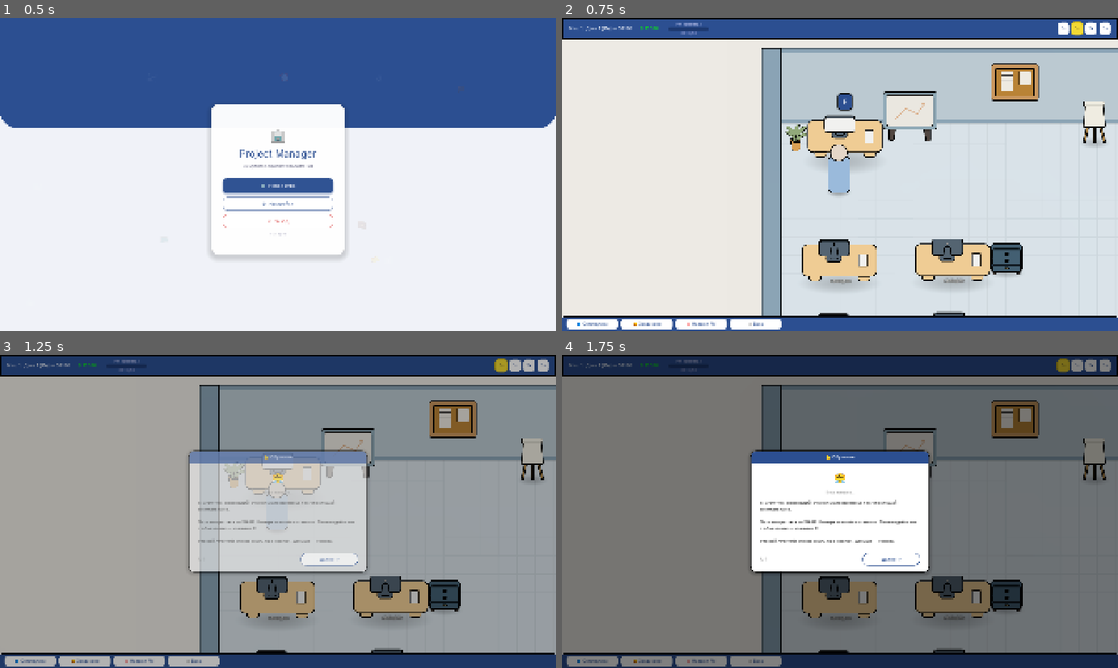
Above: before the commit, frames 1-4 (two rows, left to right).
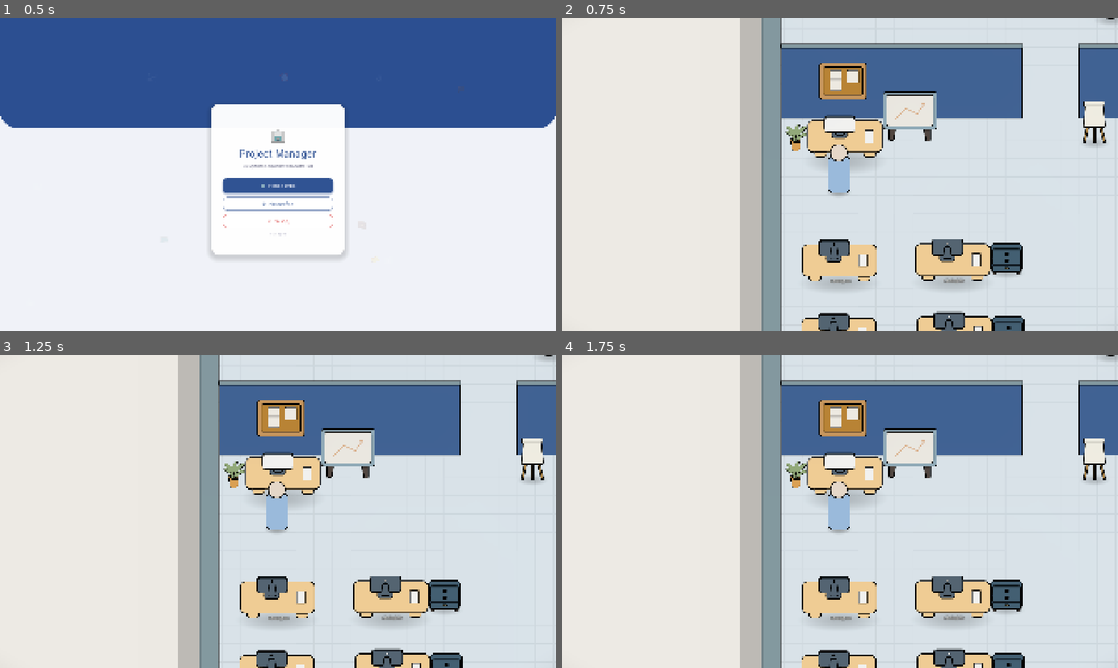
Above: after the commit, the same moments.

Repository: Esca69/project-manager-sim
Game: Godot game, scene res://Scenes/main_menu.tscn
The game is run twice, just before and just after one commit, with the same random seed, the same clock (stepped at 60 frames per second) and the same inputs. Sound files missing from this copy of the repository are replaced by a short silence.
Inputs (mouse positions are in pixels of both pictures, inside the frame that each line leads up to):
- Up to frame 1 (0.5 s): no input
- Up to frame 2 (0.75 s): click "🆕 Новая игра" at 0.5 s
- Up to frame 3 (1.25 s): no input
- Up to frame 4 (1.75 s): move the mouse to (962, 495) at 1.27 s; hold Right (ui_right) from 1.28 s (still down); tap E (interact) at 1.35 s; click (962, 495) at 1.42 s

Frame 1 is identical in both runs. In frame 2, 29% of the frame differs, in the area x 0-100%, y 0-100%; in frame 3, 92%; in frame 4, 98%.

Commit message:
Add kitchen, fridge, and foodtable scenes
Add new furniture scenes and sprites (kitchen, fridge, foodtable) with import metadata. Update Scenes/office.tscn to use the new full_office6 background, register the new PackedScene resources, place Fridge/Kitchen/foodtable instances, adjust collision rectangles/navigation sizes and several node positions (SpawnPoint, OfficeEntrance, Board), and hide the HUD. Update Scripts/shadow_system.gd to add shadow parameters for Fridge, Kitchen, and the three foodtable instances.

Diff:
--- /dev/null
+++ b/Scenes/Mebel/foodtable.tscn
@@ -0,0 +1,16 @@
+[gd_scene load_steps=3 format=3 uid="uid://bmmnhia48sjd"]
+
+[ext_resource type="Texture2D" uid="uid://d0mw7tbw15pmp" path="res://Sprites/Office/foodtable.png" id="1_duuk6"]
+
+[sub_resource type="CircleShape2D" id="CircleShape2D_4dgc6"]
+radius = 28.160255
+
+[node name="foodtable" type="StaticBody2D"]
+
+[node name="Sprite2D" type="Sprite2D" parent="."]
+texture = ExtResource("1_duuk6")
+offset = Vector2(0, -50)
+
+[node name="CollisionShape2D" type="CollisionShape2D" parent="."]
+position = Vector2(1, -26)
+shape = SubResource("CircleShape2D_4dgc6")
--- /dev/null
+++ b/Scenes/Mebel/fridge.tscn
@@ -0,0 +1,16 @@
+[gd_scene load_steps=3 format=3 uid="uid://cpot20or6loas"]
+
+[ext_resource type="Texture2D" uid="uid://cun2jugsynmi2" path="res://Sprites/Office/fridge.png" id="1_og6nu"]
+
+[sub_resource type="RectangleShape2D" id="RectangleShape2D_wcwar"]
+size = Vector2(113.5, 93)
+
+[node name="Fridge" type="StaticBody2D"]
+
+[node name="Sprite2D" type="Sprite2D" parent="."]
+texture = ExtResource("1_og6nu")
+offset = Vector2(0, -115)
+
+[node name="CollisionShape2D" type="CollisionShape2D" parent="."]
+position = Vector2(-0.75, -48.5)
+shape = SubResource("RectangleShape2D_wcwar")
--- /dev/null
+++ b/Scenes/Mebel/kitchen.tscn
@@ -0,0 +1,16 @@
+[gd_scene load_steps=3 format=3 uid="uid://37g45wjt4sq4"]
+
+[ext_resource type="Texture2D" uid="uid://266der0k6r2d" path="res://Sprites/Office/kitchen.png" id="1_tdlch"]
+
+[sub_resource type="RectangleShape2D" id="RectangleShape2D_wcwar"]
+size = Vector2(267, 50)
+
+[node name="Kitchen" type="StaticBody2D"]
+
+[node name="Sprite2D" type="Sprite2D" parent="."]
+texture = ExtResource("1_tdlch")
+offset = Vector2(0, -75)
+
+[node name="CollisionShape2D" type="CollisionShape2D" parent="."]
+position = Vector2(-1.5, -27)
+shape = SubResource("RectangleShape2D_wcwar")
--- a/Scenes/office.tscn
+++ b/Scenes/office.tscn
@@ -1,7 +1,7 @@
-[gd_scene load_steps=36 format=3 uid="uid://kr52uj1nuu18"]
+[gd_scene load_steps=42 format=3 uid="uid://kr52uj1nuu18"]
 
 [ext_resource type="Script" uid="uid://8l1llj5ucpfe" path="res://Scripts/office.gd" id="1_2vylc"]
-[ext_resource type="Texture2D" uid="uid://fvk50dhrrui7" path="res://Sprites/Office/full_office5.png" id="2_oaeid"]
+[ext_resource type="Texture2D" uid="uid://v5croxss1l2s" path="res://Sprites/Office/full_office6.png" id="2_oqaoe"]
 [ext_resource type="PackedScene" uid="uid://cebrvtrf38laf" path="res://Scenes/player.tscn" id="2_vggx3"]
 [ext_resource type="PackedScene" uid="uid://l6ojv8bflski" path="res://Scenes/hud.tscn" id="6_7xo7e"]
 [ext_resource type="PackedScene" uid="uid://cmjsjpufedl22" path="res://Scenes/ComputerDesk.tscn" id="7_eqlnk"]
@@ -19,8 +19,11 @@
 [ext_resource type="PackedScene" uid="uid://dbkt45r0pwr26" path="res://Scenes/Mebel/tumbochka.tscn" id="16_ari0y"]
 [ext_resource type="PackedScene" uid="uid://ss2qipw67vmd" path="res://Scenes/Mebel/sofa.tscn" id="17_oqaoe"]
 [ext_resource type="Texture2D" uid="uid://dpvwemp6qprgh" path="res://Sprites/Office/panel.png" id="18_ari0y"]
+[ext_resource type="PackedScene" uid="uid://cpot20or6loas" path="res://Scenes/Mebel/fridge.tscn" id="19_2btma"]
 [ext_resource type="PackedScene" uid="uid://g6438sydtkj" path="res://Scenes/Boss.tscn" id="19_2uc8b"]
+[ext_resource type="PackedScene" uid="uid://37g45wjt4sq4" path="res://Scenes/Mebel/kitchen.tscn" id="20_2btma"]
 [ext_resource type="PackedScene" uid="uid://dguf0rohhwl1p" path="res://Scenes/Mebel/lamp.tscn" id="21_2uc8b"]
+[ext_resource type="PackedScene" uid="uid://bmmnhia48sjd" path="res://Scenes/Mebel/foodtable.tscn" id="21_8yipd"]
 
 [sub_resource type="NavigationPolygon" id="NavigationPolygon_o84nh"]
 vertices = PackedVector2Array(1752.2188, 677, 1481, 677, 455.5, 593, 455.5, 547, -320.96094, 884.9531, -320.77344, 837. …(2332 unchanged characters)…
@@ -30,7 +33,7 @@
 source_geometry_group_name = &"desk"
 
 [sub_resource type="RectangleShape2D" id="RectangleShape2D_o84nh"]
-size = Vector2(2007, 256.375)
+size = Vector2(879, 256.375)
 
 [sub_resource type="RectangleShape2D" id="RectangleShape2D_2vylc"]
 size = Vector2(62, 1507)
@@ -66,7 +69,16 @@
 size = Vector2(67, 437)
 
 [sub_resource type="RectangleShape2D" id="RectangleShape2D_uc7l7"]
-size = Vector2(244.5, 257.5)
+size = Vector2(474.5, 257.5)
+
+[sub_resource type="RectangleShape2D" id="RectangleShape2D_2uc8b"]
+size = Vector2(1439.5, 321)
+
+[sub_resource type="RectangleShape2D" id="RectangleShape2D_2btma"]
+size = Vector2(83, 813)
+
+[sub_resource type="RectangleShape2D" id="RectangleShape2D_8yipd"]
+size = Vector2(957.5, 261)
 
 [node name="Office" type="Node2D"]
 z_as_relative = false
@@ -80,12 +92,12 @@
 [node name="FullOffice" type="Sprite2D" parent="."]
 z_index = -10
 position = Vector2(1498, -96)
-texture = ExtResource("2_oaeid")
+texture = ExtResource("2_oqaoe")
 
 [node name="StaticBody2D" type="StaticBody2D" parent="FullOffice"]
 
 [node name="CollisionShape2D" type="CollisionShape2D" parent="FullOffice/StaticBody2D"]
-position = Vector2(-922.5, -220.1875)
+position = Vector2(-1486.5, -220.1875)
 shape = SubResource("RectangleShape2D_o84nh")
 
 [node name="CollisionShape2D2" type="CollisionShape2D" parent="FullOffice/StaticBody2D"]
@@ -137,12 +149,24 @@
 shape = SubResource("RectangleShape2D_lsk72")
 
 [node name="CollisionShape2D14" type="CollisionShape2D" parent="FullOffice/StaticBody2D"]
-position = Vector2(1417.5, -570.5)
+position = Vector2(1654, -585)
 shape = SubResource("RectangleShape2D_ari0y")
 
 [node name="CollisionShape2D15" type="CollisionShape2D" parent="FullOffice/StaticBody2D"]
-position = Vector2(1264.75, -657.75)
+position = Vector2(1379.75, -657.75)
 shape = SubResource("RectangleShape2D_uc7l7")
+
+[node name="CollisionShape2D16" type="CollisionShape2D" parent="FullOffice/StaticBody2D"]
+position = Vector2(-1179.25, -1008.5)
+shape = SubResource("RectangleShape2D_2uc8b")
+
+[node name="CollisionShape2D17" type="CollisionShape2D" parent="FullOffice/StaticBody2D"]
+position = Vector2(-1920.5, -760.5)
+shape = SubResource("RectangleShape2D_2btma")
+
+[node name="CollisionShape2D18" type="CollisionShape2D" parent="FullOffice/StaticBody2D"]
+position = Vector2(-373.75, -220.5)
+shape = SubResource("RectangleShape2D_8yipd")
 
 [node name="WorldObjects" type="Node2D" parent="." groups=["world_layer"]]
 y_sort_enabled = true
@@ -181,11 +205,7 @@
 position = Vector2(862, -120)
 
 [node name="Board" type="Sprite2D" parent="WorldObjects"]
-position = Vector2(425, -332)
-texture = ExtResource("9_rs1ao")
-
-[node name="Board" type="Sprite2D" parent="WorldObjects/Board"]
-position = Vector2(1219, -771)
+position = Vector2(-169, -336)
 texture = ExtResource("9_rs1ao")
 
 [node name="Plant2" type="Sprite2D" parent="WorldObjects"]
@@ -193,6 +213,10 @@
 scale = Vector2(0.47151896, 0.47151905)
 texture = ExtResource("10_o2cca")
 
+[node name="Board3" type="Sprite2D" parent="WorldObjects"]
+position = Vector2(1644, -1103)
+texture = ExtResource("9_rs1ao")
+
 [node name="Plant" type="Sprite2D" parent="WorldObjects"]
 position = Vector2(1204, -585)
 texture = ExtResource("10_o2cca")
@@ -241,13 +265,29 @@
 [node name="Boss2" parent="WorldObjects" groups=["desk"] instance=ExtResource("19_2uc8b")]
 position = Vector2(1380, -763)
 
+[node name="Fridge" parent="WorldObjects" groups=["desk"] instance=ExtResource("19_2btma")]
+position = Vector2(956, -910)
+
+[node name="Kitchen" parent="WorldObjects" instance=ExtResource("20_2btma")]
+position = Vector2(754, -911)
+
+[node name="foodtable" parent="WorldObjects" instance=ExtResource("21_8yipd")]
+position = Vector2(851, -700)
+
+[node name="foodtable2" parent="WorldObjects" instance=ExtResource("21_8yipd")]
+position = Vector2(756, -551)
+
+[node name="foodtable3" parent="WorldObjects" instance=ExtResource("21_8yipd")]
+position = Vector2(942, -551)
+
 [node name="HUD" parent="." instance=ExtResource("6_7xo7e")]
+visible = false
 
 [node name="SpawnPoint" type="Marker2D" parent="."]
-position = Vector2(1099, 818)
+position = Vector2(1281, 831)
 
 [node name="OfficeEntrance" type="Marker2D" parent="." groups=["entrance"]]
-position = Vector2(1106, 773)
+position = Vector2(1264, 832)
 
 [node name="Bossplate" type="Sprite2D" parent="."]
 position = Vector2(1498, -380)
--- a/Scripts/shadow_system.gd
+++ b/Scripts/shadow_system.gd
@@ -192,6 +192,36 @@
 			shadow_w = 70.0
 			shadow_h = 30.0
 			offset_y = 0.0
+
+		elif child_name == "Fridge":
+			# collision 14×48, sprite offset=-85
+			shadow_w = 200.0
+			shadow_h = 50.0
+			offset_y = 5.0
+
+		elif child_name == "Kitchen":
+			# collision 14×48, sprite offset=-85
+			shadow_w = 370.0
+			shadow_h = 40.0
+			offset_y = 5.0
+
+		elif child_name == "foodtable":
+			# collision 14×48, sprite offset=-85
+			shadow_w = 120.0
+			shadow_h = 40.0
+			offset_y = 5.0
+
+		elif child_name == "foodtable2":
+			# collision 14×48, sprite offset=-85
+			shadow_w = 120.0
+			shadow_h = 40.0
+			offset_y = 5.0
+
+		elif child_name == "foodtable3":
+			# collision 14×48, sprite offset=-85
+			shadow_w = 120.0
+			shadow_h = 40.0
+			offset_y = 5.0
 
 		else:
 			continue
Binary file added: Sprites/Office/foodtable.png
Not shown, added: Sprites/Office/foodtable.png.import
Binary file added: Sprites/Office/fridge.png
Not shown, added: Sprites/Office/fridge.png.import
Binary file added: Sprites/Office/full_office6.png
Not shown, added: Sprites/Office/full_office6.png.import
Binary file added: Sprites/Office/kitchen.png
Not shown, added: Sprites/Office/kitchen.png.import
